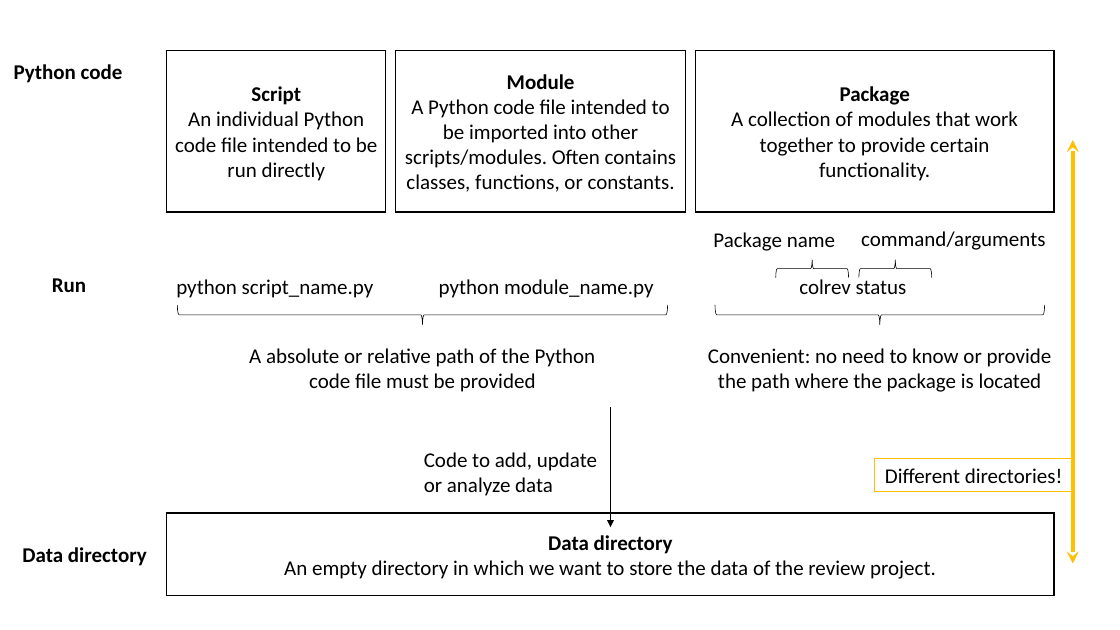
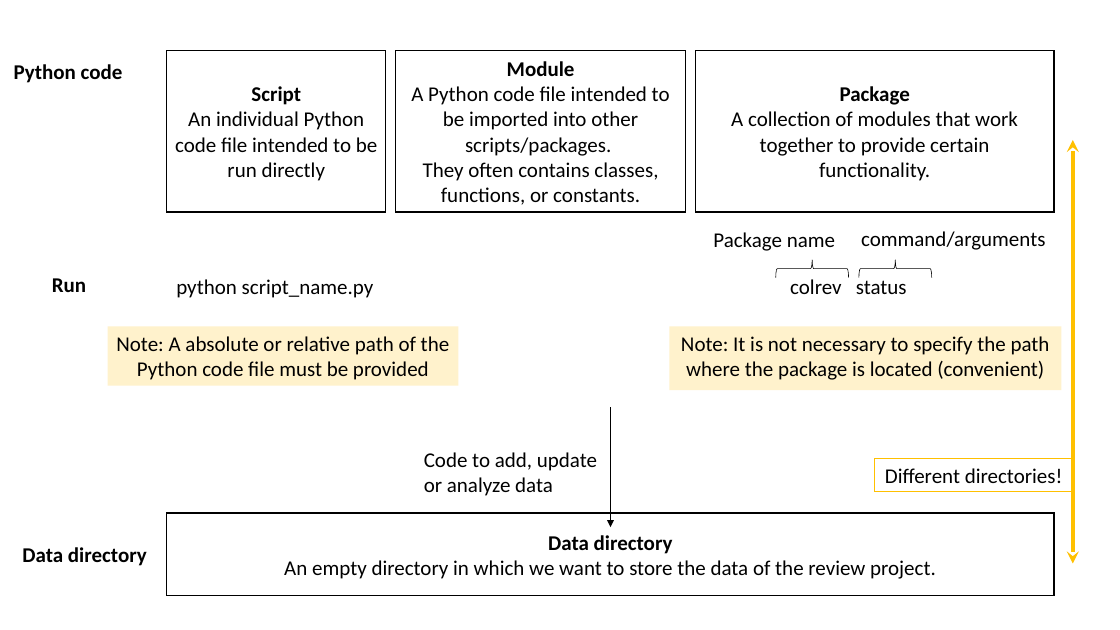
Before and after one commit to digital-work-lab/open-source-project, a slide deck: slide 1 of assets/python-data-script-package.pptx. Drawn at 1120x630 pixels with LibreOffice and Linux fonts; fonts in the diff are those of the drawing. Boxes give left, top, right and bottom in pixels: in the first picture for what was removed or moved away, otherwise in the second. Text is boxed around its words. In the diff, an @@ line names an element or a change of style, - is before the commit and + after.

Commit message:
update python overviews

```diff
--- a/assets/python-data-script-package.pptx
+++ b/assets/python-data-script-package.pptx
@@ text in rectangle at (411,86,670,205): text changed @@
-A Python code file intended to be imported into other scripts/modules. Often contains classes, functions, or constants.
+A Python code file intended to be imported into other scripts/packages.
+They often contains classes, functions, or constants.
@@ text removed at (439,279,654,298) @@
-python module_name.py
@@ text "colrev status" rewrapped from (799,277,907,294) to (790,277,907,294) @@
@@ rectangle "Note: A absolute or relative ...": place and size @@
-rectangle "Note: A absolute or relative ..." at (249,348,596,392)
+rectangle "Note: A absolute or relative ..." at (108,327,459,386)
@@ rectangle "Note: A absolute or relative ..." at (108,327,459,386): fill none to #FFF2CC @@
@@ right brace removed at (177,305,668,325) @@
@@ rectangle "Note: It is not necessary ..." at (670,327,1062,391): fill none to #FFF2CC @@
@@ rectangle "Note: It is not necessary ...": place and size @@
-rectangle "Note: It is not necessary ..." at (708,348,1052,392)
+rectangle "Note: It is not necessary ..." at (670,327,1062,391)
@@ right brace removed at (716,305,1045,325) @@
@@ text in rectangle at (116,336,449,380): text changed @@
-A absolute or relative path of the Python code file must be provided
+Note: A absolute or relative path of the Python code file must be provided
@@ text in rectangle at (681,336,1050,380): text changed @@
-Convenient: no need to know or provide the path where the package is located
+Note: It is not necessary to specify the path where the package is located (convenient)
```
Also in this commit, not shown: 1 other slide changed, 3 other files.
